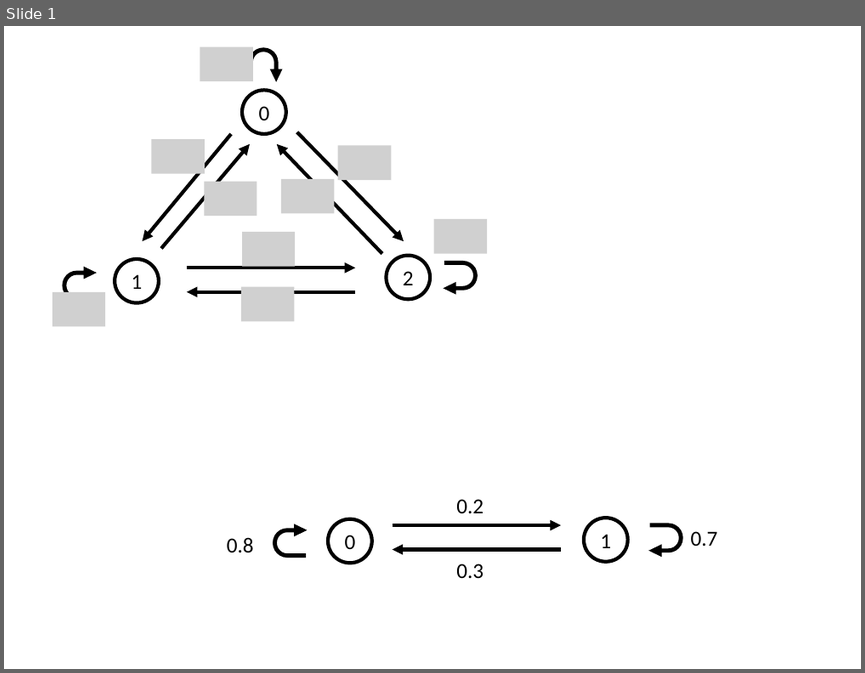
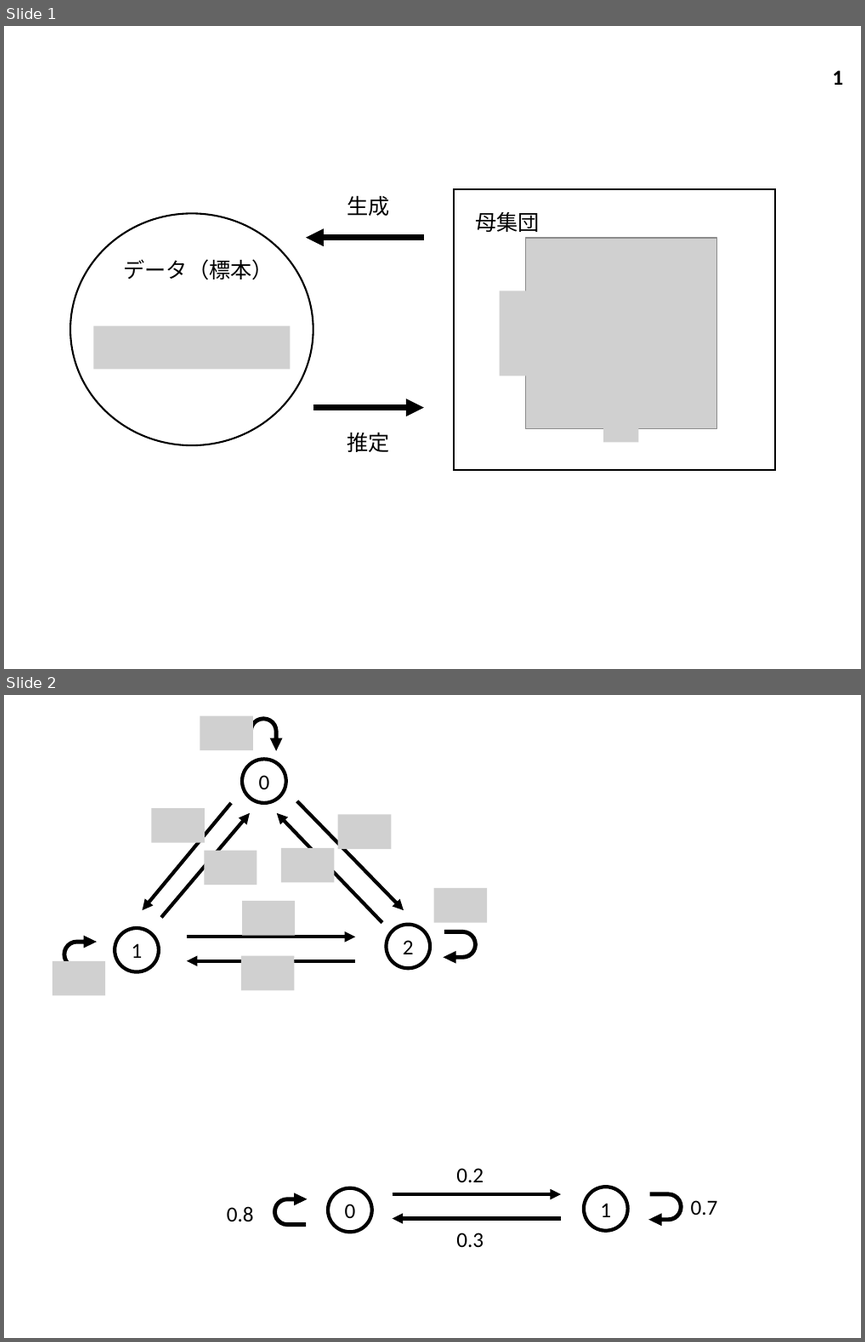
Before and after one commit to tnarizuka/modeling_simulation, a slide deck: figure/figure.pptx. Shown one above the other, each under a label of ours: slide 1 before the commit, slides 1 and 2 after it. The pictures are 865x673 and 865x1342 pixels, drawn with LibreOffice and Linux fonts; fonts in the diff are those of the drawing; grey boxes stand for pictures. Boxes give left, top, right and bottom in pixels: in the first picture for what was removed or moved away, otherwise in the second. Text is boxed around its words. In the diff, an @@ line names an element or a change of style, - is before the commit and + after.

```diff
--- a/figure/figure.pptx
+++ b/figure/figure.pptx
@@ slide 1 added at (x1=4, y1=26, x2=861, y2=669), background #FFFFFF @@
@@ page number added at (x1=832, y1=70, x2=843, y2=85), 18 pt, text #000000, bold @@
+1
@@ text added at (x1=347, y1=195, x2=389, y2=216), 18 pt, text #000000 @@
+生成
@@ rectangle added at (x1=454, y1=189, x2=775, y2=469), outline #000000 1.5 pt @@
@@ ellipse added at (x1=70, y1=214, x2=313, y2=446), outline #000000 1.5 pt @@
@@ text added at (x1=475, y1=212, x2=540, y2=232), 18 pt, text #000000 @@
+母集団
@@ arrow added from (424, 238) to (306, 238), #000000 5 pt @@
@@ picture added at (x1=526, y1=238, x2=717, y2=429) @@
@@ text added at (x1=124, y1=259, x2=273, y2=280), 18 pt, text #000000 @@
+データ（標本）
@@ picture added at (x1=500, y1=290, x2=534, y2=375) @@
@@ picture added at (x1=94, y1=326, x2=290, y2=369) @@
@@ arrow added from (313, 408) to (424, 408), #000000 5 pt @@
@@ picture added at (x1=604, y1=408, x2=639, y2=442) @@
@@ text added at (x1=347, y1=431, x2=389, y2=452), 18 pt, text #000000 @@
+推定
@@ what was slide 1 is now slide 2 @@
```
Also in this commit, not shown: 23 other files.
